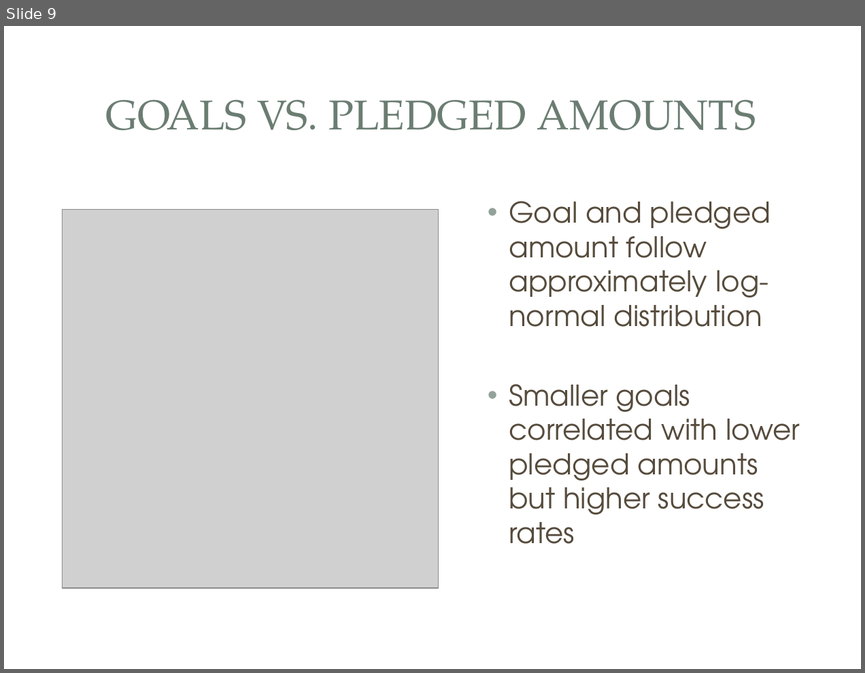
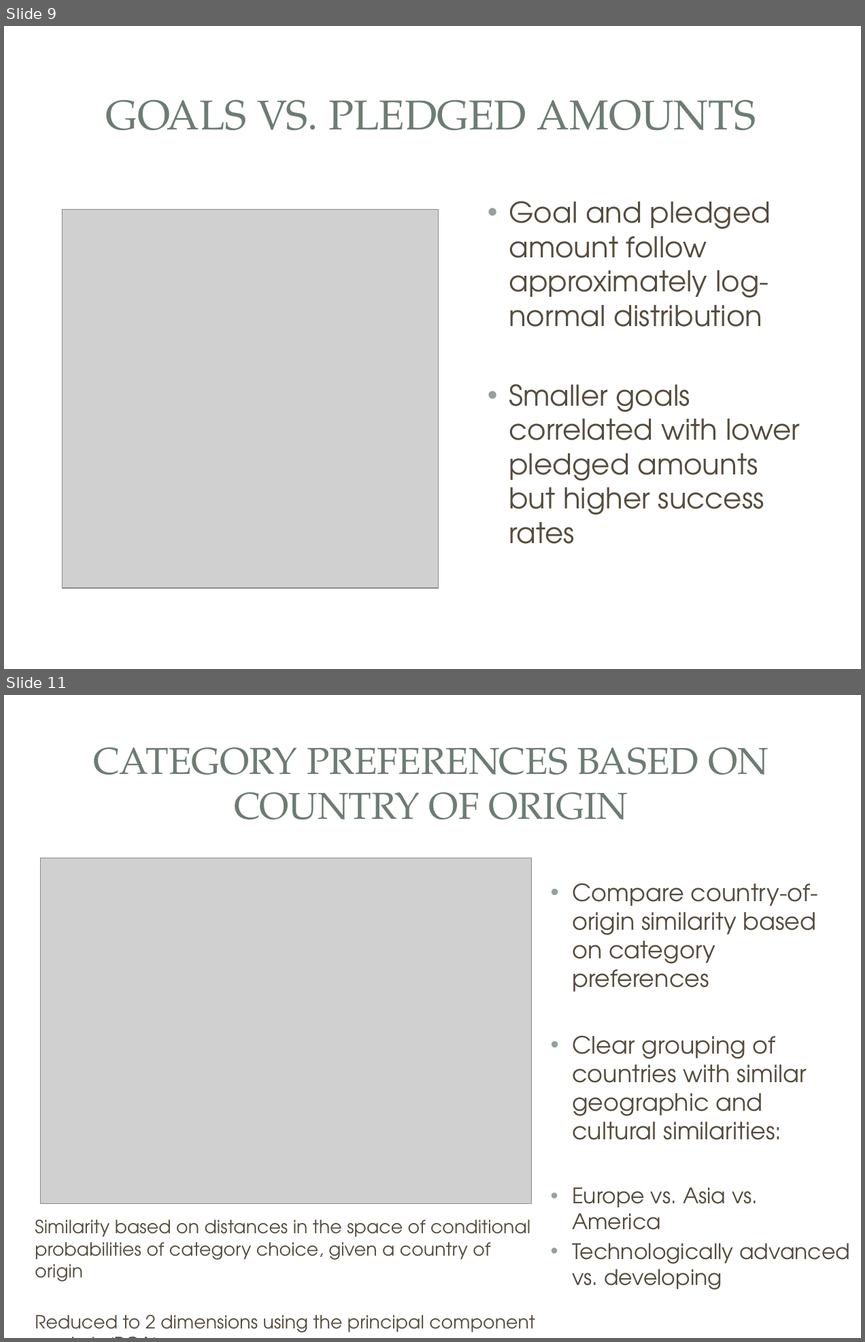
Before and after one commit to vlcekl/ds-crowdfunding, a slide deck: reports/crowdfunding_slidedeck.pptx. Shown one above the other, each under a label of ours: slide 9 before the commit, slides 9 and 11 after it; the slides between them are not shown. The pictures are 865x673 and 865x1342 pixels, drawn with LibreOffice and Linux fonts; fonts in the diff are those of the drawing; grey boxes stand for pictures; background and template pictures are left out. Boxes give left, top, right and bottom in pixels: in the first picture for what was removed or moved away, otherwise in the second. Text is boxed around its words. In the diff, an @@ line names an element or a change of style, - is before the commit and + after.

```diff
--- a/reports/crowdfunding_slidedeck.pptx
+++ b/reports/crowdfunding_slidedeck.pptx
@@ slide 11 added at [4, 695, 861, 1338], background picture (left out); not listed: 3 template elements that a slide beside it also shows @@
@@ title added at [93, 747, 768, 819], 31.5 pt, text #6B7D72 @@
+CATEGORY PREFERENCES BASED ON COUNTRY OF ORIGIN
@@ picture added at [41, 858, 532, 1203] @@
@@ text added at [572, 883, 850, 1289], 20 pt, text #564B3C @@
+• Compare country-of-origin similarity based on category preferences
+• Clear grouping of countries with similar geographic and cultural similarities:
+• Europe vs. Asia vs. America
+• Technologically advanced vs. developing
@@ text added at [35, 1219, 535, 1337], 15.3 pt, text #564B3C @@
+Similarity based on distances in the space of conditional probabilities of category choice, given a country of origin
+Reduced to 2 dimensions using the principal component analysis (PCA)
```
Also in this commit, not shown: 8 slides changed, 5 other slides added, 5 slides removed, 1 other file.
